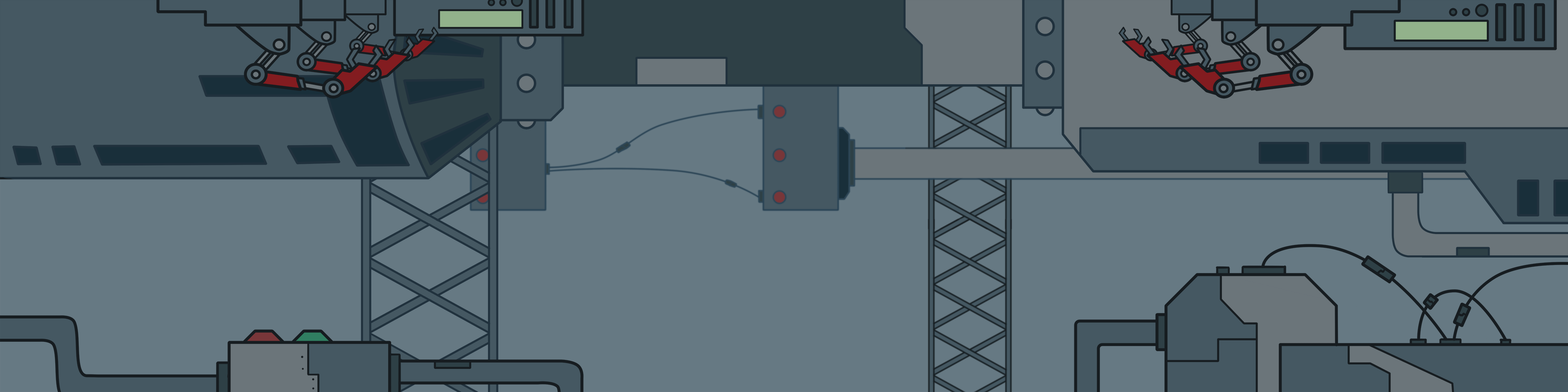
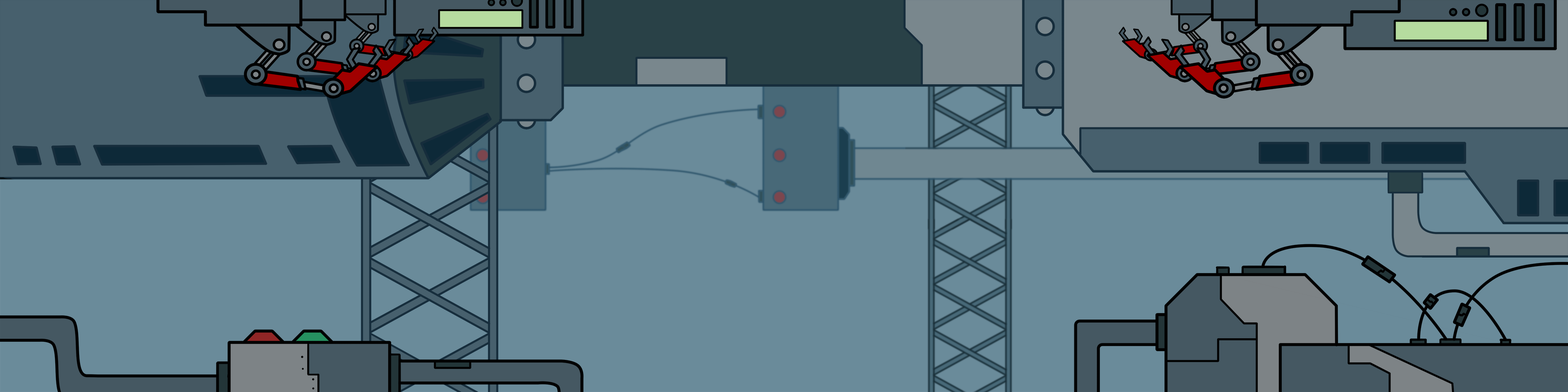
Layer changes from the first 1568 x 392 image to the second:
renamed "Layer 1" to "Layer 0", painted on it over box(0, 0, 1568, 392)
removed layer "Background" over box(0, 0, 1568, 392)
